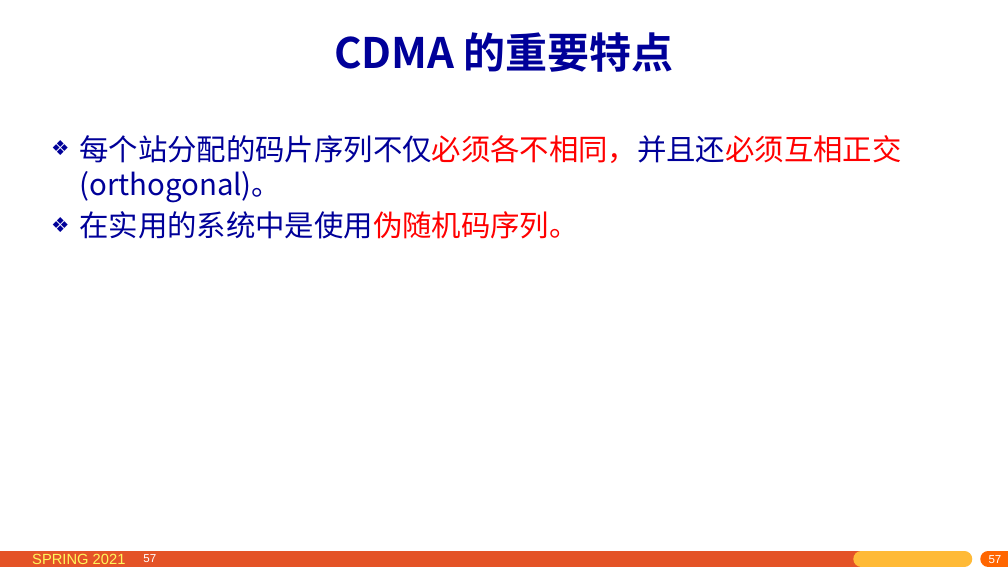
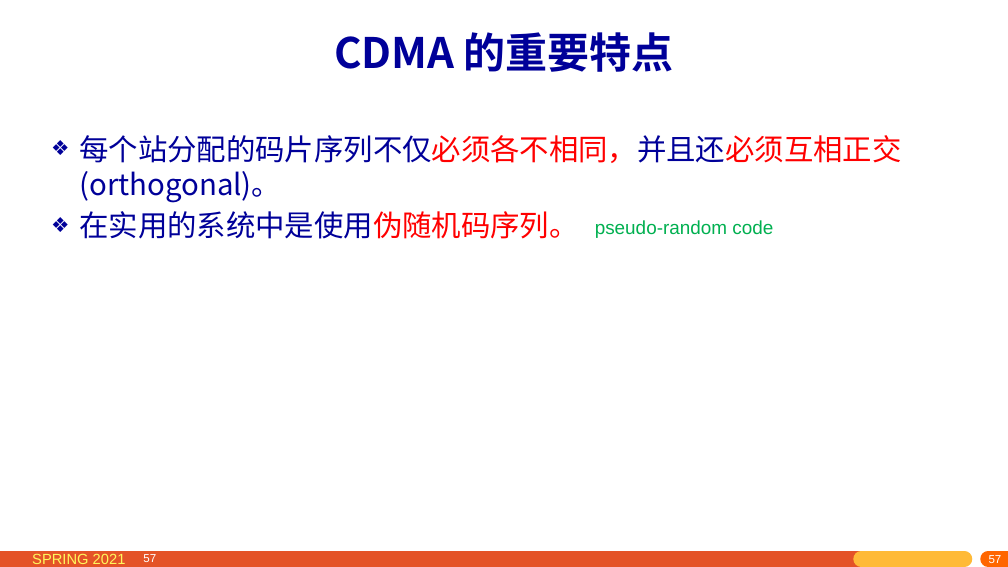
Before and after one commit to network-whu/2021, a slide deck: slide 57 of slides/instruction/02.pptx. Drawn at 1008x567 pixels with LibreOffice and Linux fonts; fonts in the diff are those of the drawing. Boxes give left, top, right and bottom in pixels: in the first picture for what was removed or moved away, otherwise in the second. Text is boxed around its words. In the diff, an @@ line names an element or a change of style, - is before the commit and + after.

```diff
--- a/slides/instruction/02.pptx
+++ b/slides/instruction/02.pptx
@@ text added at box(595, 220, 773, 238), 18 pt, text #00B050 @@
+pseudo-random code
```
Also in this commit, not shown: 5 other slides changed, 2 slides added, 2 other files.
